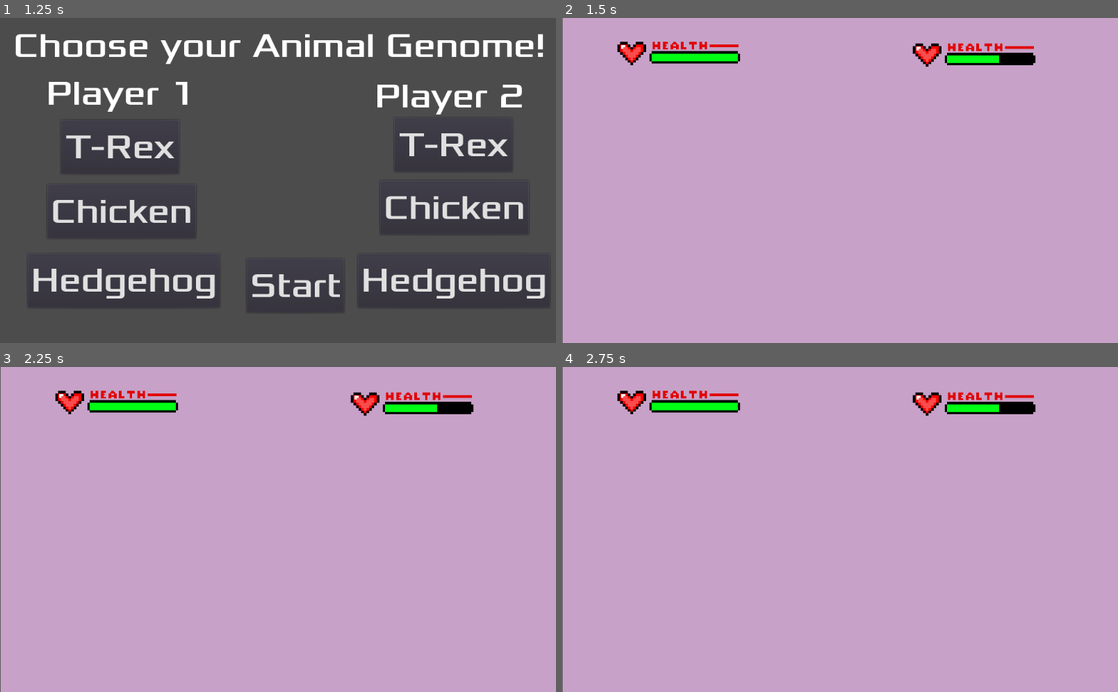
Above: before the commit, frames 1-4 (two rows, left to right).
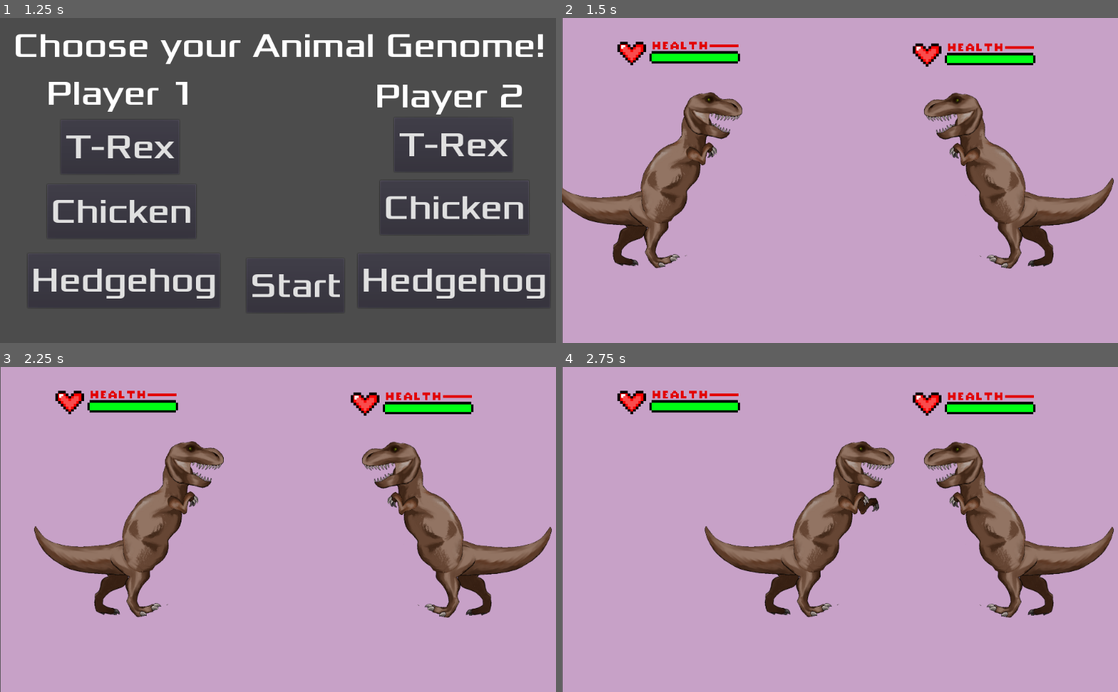
Above: after the commit, the same moments.

Repository: VetoPlayer/GenePair
Game: Godot game, scene res://HUD.tscn
Two runs of this game, one before a commit and one after it. Both use one fixed random seed, a clock stepped at 60 frames per second and the inputs below.
Inputs:
- Up to frame 1 (1.25 s): click "Start" at 0.5 s
- Up to frame 2 (1.5 s): click "Start" at 1.25 s
- Up to frame 3 (2.25 s): tap Enter at 2 s; hold D (first_right) from 2.03 s (still down); tap W (first_attack) at 2.1 s
- Up to frame 4 (2.75 s): keep holding D (first_right)

Frame 1 is identical in both runs. In frame 2, 11% of the frame differs, in the area x 0-100%, y 11-78%; in frame 3, 11%; in frame 4, 11%, in the area x 25-100%, y 11-78%.
Error before the commit: Invalid get index '0' (on base: 'Array'). (res://Main.gd:16)

Commit message:
[Adding sprite matching mechanism]

Diff:
--- a/HUD.tscn
+++ b/HUD.tscn
@@ -50,5 +50,6 @@
 margin_bottom = -141.213
 custom_fonts/font = SubResource( 2 )
 text = "Credits"
+
 [connection signal="pressed" from="StartButton" to="." method="_on_StartButton_pressed"]
 [connection signal="pressed" from="Credits" to="." method="_on_Credits_pressed"]
--- a/Main.gd
+++ b/Main.gd
@@ -13,8 +13,11 @@
 	var f = g.first_animals
 	## Second Player
 	var sec = g.second_animals
-	$Player1.start($StartPosition1.position, true, f[0], f[1],  f[2])
-	$Player2.start($StartPosition2.position, false, sec[0], sec[1], sec[2])
+	$Player1.start($StartPosition1.position, true, "trex", "trex",  "trex")
+	$Player2.start($StartPosition2.position, false, "trex", "trex", "trex")
+	## TODO: Reenable these!
+	##$Player1.start($StartPosition1.position, true, f[0], f[1],  f[2])
+	##$Player2.start($StartPosition2.position, false, sec[0], sec[1], sec[2])
 	$Music.play()
 
 
--- a/Main.tscn
+++ b/Main.tscn
@@ -47,6 +47,7 @@
 margin_right = 646.634
 margin_bottom = 44.3321
 rect_scale = Vector2( 0.2, 0.2 )
+
 [connection signal="hit" from="Player1" to="." method="_on_Player_hit"]
 [connection signal="hit" from="Player2" to="." method="_on_Player_hit"]
 [connection signal="dead_player" from="HealthBar1" to="." method="_on_HealthBar1_dead_player"]
--- a/Player.gd
+++ b/Player.gd
@@ -11,6 +11,13 @@
 var up_attack = "ui_up"
 var up_block = "ui_down"
 var kick = "ui_kick"
+
+## Types of actual parts of the body
+var type_head = ""
+var type_torso = ""
+var type_legs = ""
+
+
 
 var is_blocking = false
 
@@ -29,26 +36,18 @@
 	if Input.is_action_pressed(right):
 		velocity.x += 1
 	if Input.is_action_pressed(up_attack):
-		$Torso.animation = "torso_attack"
+		$Torso.animation = "torso_attack_" + type_torso
 		$Torso.play()
 	if Input.is_action_pressed(up_block):
 		is_blocking = true
 		$Torso.animation = "torso_block"
 		$Torso.play()
 	if Input.is_action_pressed(kick):
-		$Legs.animation = "leg_attack"
+		$Legs.animation = "leg_attack_" + type_legs
 		$Legs.play()
 	if velocity.length() > 0:
 		velocity = velocity.normalized() * speed
-		## Play the actual animation according to the velocity
-		##if velocity.x != 0:
-		##	$Torso.flip_v = false
-		##	$Torso.flip_h = velocity.x < 0
-		##if velocity.y != 0:
-		##	$Torso.animation = "up"
-		##	$Torso.flip_v = velocity.y > 0
-	#else:
-		#$Torso.stop()
+
 	# Actually update the player position
 	position += velocity * delta
 	position.x = clamp(position.x, 0, screen_size.x)
@@ -61,7 +60,13 @@
 	show()
 	$CollisionShape2D.disabled = false
 
-
+	## Remember what kind of body you have
+	type_head = head
+	type_torso = torso
+	type_legs = legs
+	print(type_head)
+	print(type_torso)
+	print(type_legs)
 
 	if is_first_player:
 		self.scale.x = -1;
--- a/Player.tscn
+++ b/Player.tscn
@@ -1,36 +1,36 @@
 [gd_scene load_steps=14 format=2]
 
 [ext_resource path="res://Player.gd" type="Script" id=1]
-[ext_resource path="res://sprites/T-rex/dinoTREX-kicking1.png" type="Texture" id=8]
-[ext_resource path="res://sprites/T-rex/dinoTREX-kicking2.png" type="Texture" id=9]
-[ext_resource path="res://sprites/T-rex/dinoTREXPunching1.png" type="Texture" id=10]
-[ext_resource path="res://sprites/T-rex/dinoTREXPunching2.png" type="Texture" id=11]
-[ext_resource path="res://sprites/T-rex/dinoTREXPunching3.png" type="Texture" id=12]
-[ext_resource path="res://sprites/T-rex/dinoTREXPunching4.png" type="Texture" id=13]
-[ext_resource path="res://sprites/T-rex/dinoTREXPunching5.png" type="Texture" id=14]
-[ext_resource path="res://sprites/T-rex/dinoTREX-head.png" type="Texture" id=15]
+[ext_resource path="res://sprites/T-rex/dinoTREX-kicking1.png" type="Texture" id=2]
+[ext_resource path="res://sprites/T-rex/dinoTREX-kicking2.png" type="Texture" id=3]
+[ext_resource path="res://sprites/T-rex/dinoTREXPunching1.png" type="Texture" id=4]
+[ext_resource path="res://sprites/T-rex/dinoTREXPunching2.png" type="Texture" id=5]
+[ext_resource path="res://sprites/T-rex/dinoTREXPunching3.png" type="Texture" id=6]
+[ext_resource path="res://sprites/T-rex/dinoTREXPunching4.png" type="Texture" id=7]
+[ext_resource path="res://sprites/T-rex/dinoTREXPunching5.png" type="Texture" id=8]
+[ext_resource path="res://sprites/T-rex/dinoTREX-head.png" type="Texture" id=9]
 
 [sub_resource type="SpriteFrames" id=1]
 animations = [ {
-"frames": [ ExtResource( 8 ), ExtResource( 9 ) ],
+"frames": [ ExtResource( 2 ), ExtResource( 3 ) ],
 "loop": true,
-"name": "leg_attack",
+"name": "leg_attack_trex",
 "speed": 5.0
 } ]
 
 [sub_resource type="SpriteFrames" id=2]
 animations = [ {
-"frames": [ ExtResource( 10 ), ExtResource( 11 ), ExtResource( 12 ), ExtResource( 13 ), ExtResource( 14 ) ],
+"frames": [ ExtResource( 4 ), ExtResource( 5 ), ExtResource( 6 ), ExtResource( 7 ), ExtResource( 8 ) ],
 "loop": true,
-"name": "torso_attack",
+"name": "torso_attack_trex",
 "speed": 5.0
 } ]
 
 [sub_resource type="SpriteFrames" id=3]
 animations = [ {
-"frames": [ ExtResource( 15 ) ],
+"frames": [ ExtResource( 9 ) ],
 "loop": true,
-"name": "dino_head",
+"name": "head_trex",
 "speed": 5.0
 } ]
 
@@ -45,7 +45,7 @@
 position = Vector2( 178.849, 280.368 )
 scale = Vector2( 0.504915, 0.513205 )
 frames = SubResource( 1 )
-animation = "leg_attack"
+animation = "leg_attack_trex"
 offset = Vector2( -219.916, -510.776 )
 
 [node name="Torso" type="AnimatedSprite" parent="."]
@@ -53,18 +53,19 @@
 rotation = 0.223496
 scale = Vector2( 0.498068, 0.5 )
 frames = SubResource( 2 )
-animation = "torso_attack"
+animation = "torso_attack_trex"
 offset = Vector2( -466.587, -305.607 )
 
 [node name="Head" type="AnimatedSprite" parent="."]
 position = Vector2( 138.732, -71.4703 )
 scale = Vector2( 0.5, 0.5 )
 frames = SubResource( 3 )
-animation = "dino_head"
+animation = "head_trex"
 offset = Vector2( -424.956, -99.3352 )
 
 [node name="CollisionShape2D" type="CollisionShape2D" parent="."]
 shape = SubResource( 4 )
+
 [connection signal="area_entered" from="." to="." method="_on_Player_area_entered"]
 [connection signal="body_entered" from="." to="." method="_on_Player_body_entered"]
 [connection signal="animation_finished" from="Legs" to="." method="_on_Legs_animation_finished"]
--- a/choose.tscn
+++ b/choose.tscn
@@ -149,6 +149,7 @@
 custom_fonts/font = SubResource( 2 )
 toggle_mode = true
 text = "Hedgehog"
+
 [connection signal="pressed" from="StartButton" to="." method="_on_StartButton_pressed"]
 [connection signal="pressed" from="Trex" to="." method="_on_Trex_pressed"]
 [connection signal="pressed" from="Chicken" to="." method="_on_Chicken_pressed"]
Not shown, added: cartoon-chameleon.png.import
Not shown, added: sprites/HedgeHog/HEADHOGSAYSBLOCK-HEADsaysBLOCK.png.import
Not shown, added: sprites/HedgeHog/HedgeHogHead.png.import
Not shown, added: sprites/HedgeHog/HedgeHogKicking1.png.import
Not shown, added: sprites/HedgeHog/HedgeHogKicking2.png.import
Not shown, added: sprites/HedgeHog/HedgeHogPunching.png.import
Not shown, added: sprites/HedgeHog/HedgeHogPunching1.png.import
Not shown, added: sprites/HedgeHog/HedgeHogPunching2.png.import
Not shown, added: sprites/HedgeHog/HedgeHogPunching3.png.import
Not shown, added: sprites/HedgeHog/HedgeHogWalking1.png.import
Not shown, added: sprites/HedgeHog/HedgeHogWalking2.png.import
Not shown, added: sprites/HedgeHog/HedgeHogWalking3.png.import
(and 17 more such lines)
